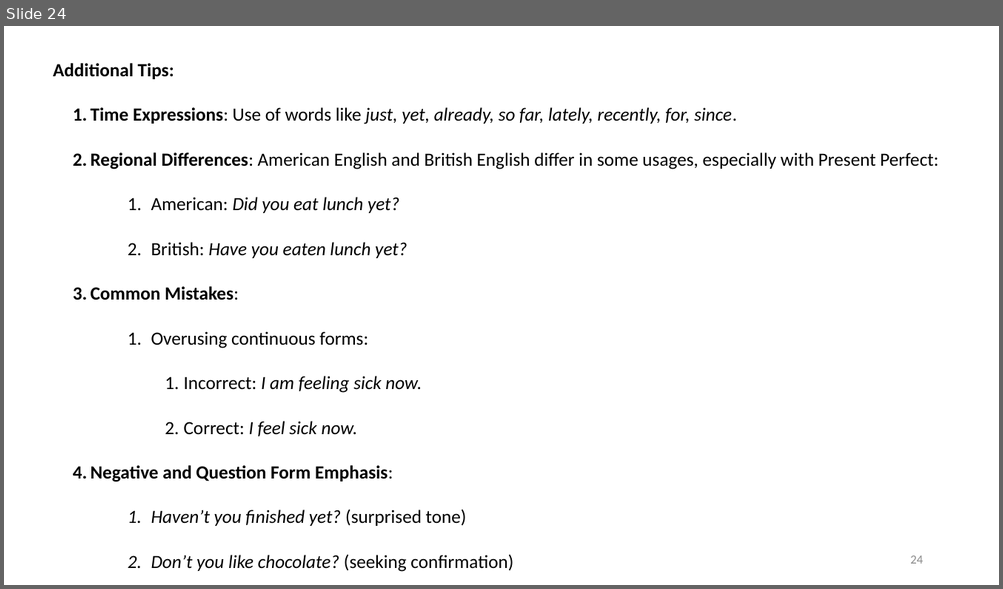
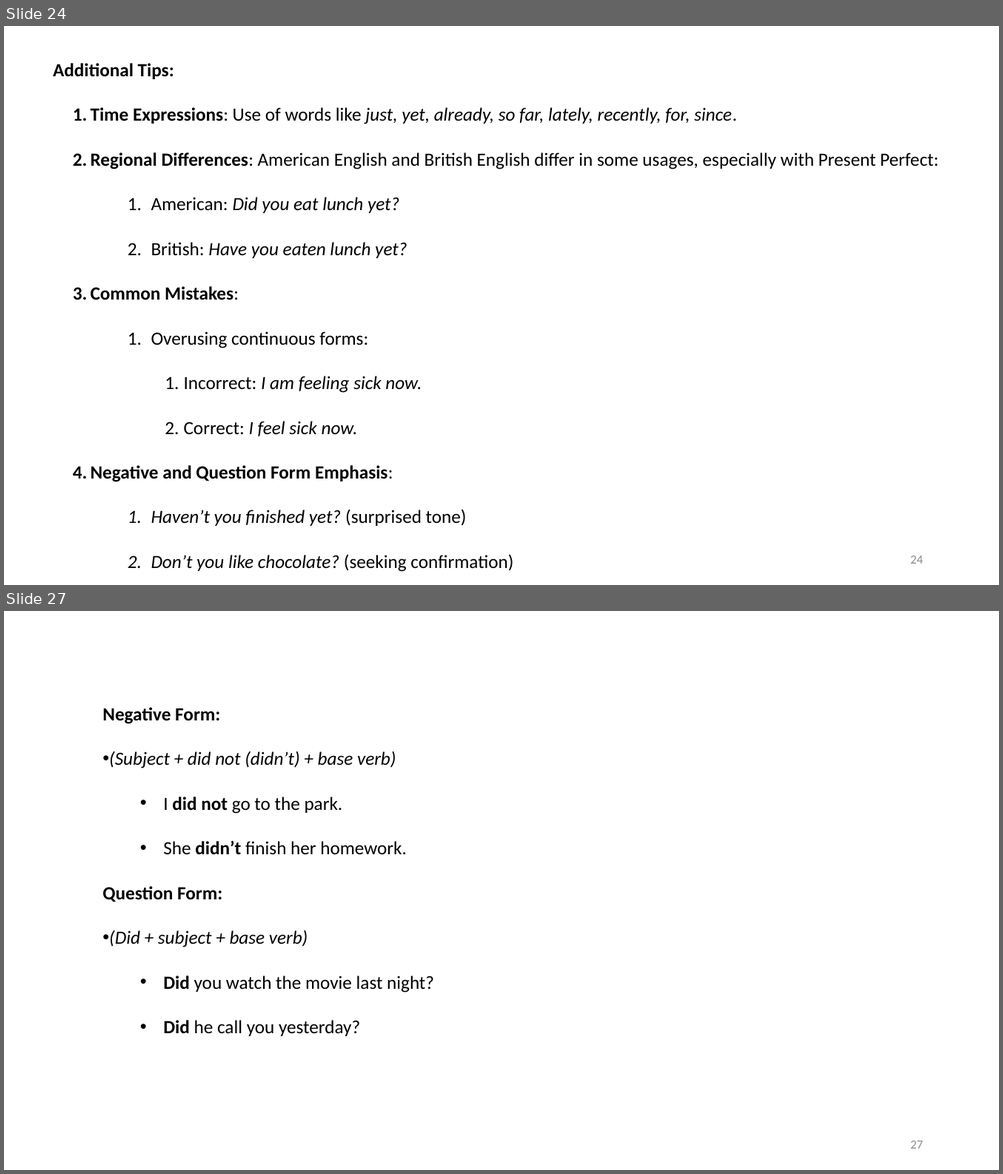
Before and after one commit to mmmovahed/English_grammer_self_study, a slide deck: English.pptx. Shown one above the other, each under a label of ours: slide 24 before the commit, slides 24 and 27 after it; the slides between them are not shown. The pictures are 1003x589 and 1003x1174 pixels, drawn with LibreOffice and Linux fonts; fonts in the diff are those of the drawing. Boxes give left, top, right and bottom in pixels: in the first picture for what was removed or moved away, otherwise in the second. Text is boxed around its words. In the diff, an @@ line names an element or a change of style, - is before the commit and + after.

```diff
--- a/English.pptx
+++ b/English.pptx
@@ slide 27 added at <box>4,611,999,1170</box>, background #FFFFFF @@
@@ text added at <box>102,707,434,1037</box>, 18 pt, text #000000 @@
+Negative Form:
+• (Subject + did not (didn’t) + base verb)
+  • I did not go to the park.
+  • She didn’t finish her homework.
+Question Form:
+• (Did + subject + base verb)
+  • Did you watch the movie last night?
+  • Did he call you yesterday?
@@ page number added at <box>910,1141,922,1149</box>, 12 pt, text #8C8C8C @@
+27
```
Also in this commit, not shown: 16 other slides added.
